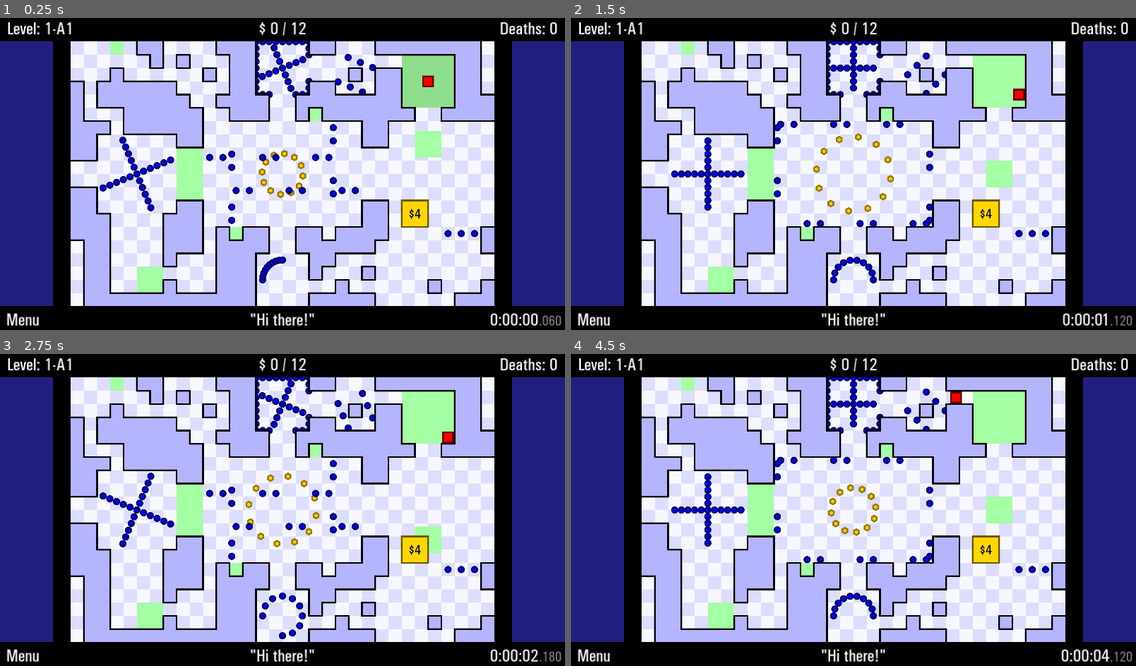
Above: before the commit, frames 1-4 (two rows, left to right).
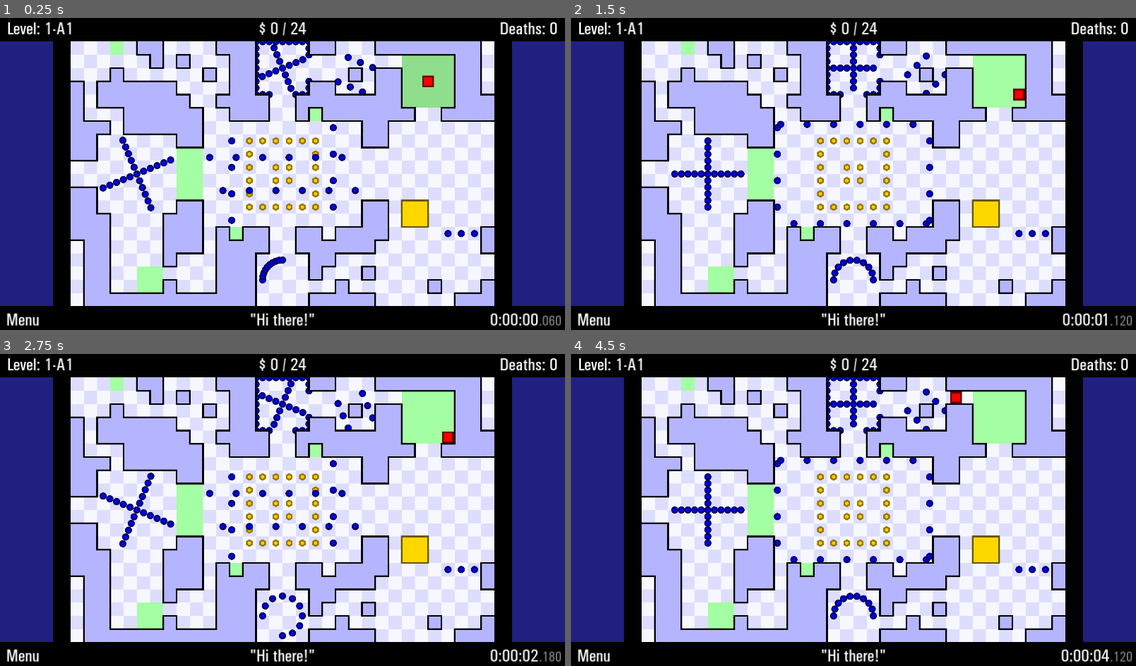
Above: after the commit, the same moments.

Repository: JustVictorGD/TWHG-Remake-Template
Game: Godot game, scene res://game/scenes/main.tscn
Two runs of this game, one before a commit and one after it. Both use one fixed random seed, a clock stepped at 60 frames per second and the inputs below.
Inputs:
- Up to frame 1 (0.25 s): no input
- Up to frame 2 (1.5 s): hold D (right) 0.53-1.28 s; hold S (down) from 1.28 s (still down)
- Up to frame 3 (2.75 s): release S (down) at 2.03 s; hold D (right) from 2.03 s (still down)
- Up to frame 4 (4.5 s): release D (right) at 2.78 s; hold W (up) 2.78-3.53 s; hold A (left) from 3.53 s (still down)

The runs differ from the first frame. In frame 1, 1.8% of the frame differs, in the area x 38-79%, y 1-65%; in frame 2, 1.8%; in frame 3, 1.6%; in frame 4, 1.9%, in the area x 35-79%, y 1-68%.

Commit message:
Changed object layers, new property for Gold Doors
- The new default object layers are: 0. Floor; 1. Checkpoint; 2. Coins; 3. Enemies; 4. Player; 5. Solids, Doors; 6. TileMap walls.
- Gold Doors now have a property "show_text" which toggles whether the text is visible or not.

Diff:
--- a/core/objects/blue_enemy.tscn
+++ b/core/objects/blue_enemy.tscn
@@ -8,5 +8,6 @@
 script = ExtResource("1_0mjwl")
 
 [node name="BlueEnemy" type="Sprite2D" parent="."]
+z_index = 3
 scale = Vector2(0.5, 0.5)
 texture = ExtResource("2_b8xd4")
--- a/core/objects/checkpoint.tscn
+++ b/core/objects/checkpoint.tscn
@@ -3,6 +3,7 @@
 [ext_resource type="Script" path="res://core/scripts/object_scripts/checkpoint.gd" id="1_f5or5"]
 
 [node name="Checkpoint" type="ColorRect" groups=["checkpoints"]]
+z_index = 1
 offset_right = 96.0
 offset_bottom = 96.0
 color = Color(0.643137, 0.996078, 0.639216, 1)
--- a/core/objects/coin.tscn
+++ b/core/objects/coin.tscn
@@ -4,6 +4,7 @@
 [ext_resource type="Texture2D" uid="uid://sfeanntnhuwr" path="res://core/assets/Coin.png" id="2_a33l2"]
 
 [node name="Coin" type="Node2D" groups=["coins"]]
+z_index = 2
 script = ExtResource("1_k1jfa")
 
 [node name="Coin" type="Sprite2D" parent="."]
--- a/core/objects/gold_door.tscn
+++ b/core/objects/gold_door.tscn
@@ -9,6 +9,7 @@
 font_color = Color(0, 0, 0, 1)
 
 [node name="GoldDoor" type="ColorRect"]
+z_index = 6
 offset_right = 40.0
 offset_bottom = 40.0
 script = ExtResource("1_gea2g")
--- a/core/objects/player.tscn
+++ b/core/objects/player.tscn
@@ -4,6 +4,7 @@
 [ext_resource type="Texture2D" uid="uid://ray81isa7cuw" path="res://core/assets/Blank pixel.png" id="2_qubyp"]
 
 [node name="Player" type="Node2D"]
+z_index = 4
 script = ExtResource("1_sxbrj")
 
 [node name="CanvasGroup" type="CanvasGroup" parent="."]
--- a/core/scripts/classes/solid.gd
+++ b/core/scripts/classes/solid.gd
@@ -16,7 +16,6 @@
 	# WARNING: Please use a parent node to animate wall objects, because the AnimationPlayer overrides these changes.
 	size -= Vector2(6, 6)
 	position += Vector2(3, 3)
-	z_index = 1
 
 	# Creates the outline
 	outline = ColorRect.new()
--- a/core/scripts/object_scripts/gold_door.gd
+++ b/core/scripts/object_scripts/gold_door.gd
@@ -1,13 +1,18 @@
 extends Door
 
 @export var money_requirement: int = 0
+@export var show_text: bool = true
+
 @onready var money_left_text: Label = $MoneyLeft
 
 var money_left: int
 
 func extra_update_timers() -> void:
 	money_left = money_requirement - AreaManager.money
-	money_left_text.text =  "$" + str(money_left)
+	if show_text:
+		money_left_text.text =  "$" + str(money_left)
+	else:
+		money_left_text.text = ""
 
 	if money_left <= 0:
 		money_left_text.modulate.a = 0
--- a/game/areas/level 1/1-b2.tscn
+++ b/game/areas/level 1/1-b2.tscn
@@ -1,9 +1,10 @@
-[gd_scene load_steps=26 format=4 uid="uid://d0gfxmbqg5pi8"]
+[gd_scene load_steps=27 format=4 uid="uid://d0gfxmbqg5pi8"]
 
 [ext_resource type="Script" path="res://core/scripts/misc_scripts/area_script.gd" id="1_hg4mj"]
 [ext_resource type="Texture2D" uid="uid://do5n0llfexv0p" path="res://core/assets/Floors/Blue Floor.png" id="2_uaan5"]
 [ext_resource type="PackedScene" uid="uid://bf8htjaobfs6b" path="res://core/objects/checkpoint.tscn" id="3_8visq"]
 [ext_resource type="Script" path="res://core/scripts/misc_scripts/animation_player.gd" id="4_ujssf"]
+[ext_resource type="PackedScene" uid="uid://b1dbw36tkmvwy" path="res://core/objects/coin.tscn" id="5_h7jdv"]
 [ext_resource type="PackedScene" uid="uid://d2tu2qgth8he6" path="res://core/objects/blue_enemy.tscn" id="6_i7507"]
 [ext_resource type="PackedScene" uid="uid://b3of87qe4oeld" path="res://core/objects/gold_door.tscn" id="7_cd51b"]
 [ext_resource type="PackedScene" uid="uid://b2nkmg44l3w64" path="res://core/objects/tile_map.tscn" id="7_mg4fx"]
@@ -12,18 +13,6 @@
 [sub_resource type="Animation" id="Animation_sswm3"]
 resource_name = "new_animation"
 loop_mode = 2
-tracks/0/type = "value"
-tracks/0/imported = false
-tracks/0/enabled = true
-tracks/0/path = NodePath("Checkpoint:position")
-tracks/0/interp = 1
-tracks/0/loop_wrap = true
-tracks/0/keys = {
-"times": PackedFloat32Array(0, 1),
-"transitions": PackedFloat32Array(-2, 1),
-"update": 0,
-"values": [Vector2(1248, 288), Vector2(1248, 576)]
-}
 
 [sub_resource type="AnimationLibrary" id="AnimationLibrary_3yxiu"]
 _data = {
@@ -243,12 +232,6 @@
 
 [node name="Moving1" type="Node2D" parent="Checkpoints"]
 
-[node name="Checkpoint" parent="Checkpoints/Moving1" instance=ExtResource("3_8visq")]
-offset_left = 1248.0
-offset_top = 288.0
-offset_right = 1344.0
-offset_bottom = 384.0
-
 [node name="AnimationPlayer" type="AnimationPlayer" parent="Checkpoints/Moving1"]
 libraries = {
 "": SubResource("AnimationLibrary_3yxiu")
@@ -293,6 +276,78 @@
 type = 3
 
 [node name="Coins" type="Node2D" parent="."]
+
+[node name="Coin" parent="Coins" instance=ExtResource("5_h7jdv")]
+position = Vector2(744, 456)
+
+[node name="Coin2" parent="Coins" instance=ExtResource("5_h7jdv")]
+position = Vector2(792, 456)
+
+[node name="Coin3" parent="Coins" instance=ExtResource("5_h7jdv")]
+position = Vector2(792, 504)
+
+[node name="Coin4" parent="Coins" instance=ExtResource("5_h7jdv")]
+position = Vector2(744, 504)
+
+[node name="Coin17" parent="Coins" instance=ExtResource("5_h7jdv")]
+position = Vector2(648, 360)
+
+[node name="Coin18" parent="Coins" instance=ExtResource("5_h7jdv")]
+position = Vector2(696, 360)
+
+[node name="Coin19" parent="Coins" instance=ExtResource("5_h7jdv")]
+position = Vector2(744, 360)
+
+[node name="Coin20" parent="Coins" instance=ExtResource("5_h7jdv")]
+position = Vector2(792, 360)
+
+[node name="Coin21" parent="Coins" instance=ExtResource("5_h7jdv")]
+position = Vector2(840, 360)
+
+[node name="Coin9" parent="Coins" instance=ExtResource("5_h7jdv")]
+position = Vector2(888, 552)
+
+[node name="Coin10" parent="Coins" instance=ExtResource("5_h7jdv")]
+position = Vector2(888, 504)
+
+[node name="Coin11" parent="Coins" instance=ExtResource("5_h7jdv")]
+position = Vector2(888, 456)
+
+[node name="Coin12" parent="Coins" instance=ExtResource("5_h7jdv")]
+position = Vector2(888, 408)
+
+[node name="Coin13" parent="Coins" instance=ExtResource("5_h7jdv")]
+position = Vector2(648, 552)
+
+[node name="Coin14" parent="Coins" instance=ExtResource("5_h7jdv")]
+position = Vector2(648, 504)
+
+[node name="Coin15" parent="Coins" instance=ExtResource("5_h7jdv")]
+position = Vector2(648, 456)
+
+[node name="Coin16" parent="Coins" instance=ExtResource("5_h7jdv")]
+position = Vector2(648, 408)
+
+[node name="Coin22" parent="Coins" instance=ExtResource("5_h7jdv")]
+position = Vector2(888, 360)
+
+[node name="Coin23" parent="Coins" instance=ExtResource("5_h7jdv")]
+position = Vector2(648, 600)
+
+[node name="Coin24" parent="Coins" instance=ExtResource("5_h7jdv")]
+position = Vector2(696, 600)
+
+[node name="Coin25" parent="Coins" instance=ExtResource("5_h7jdv")]
+position = Vector2(744, 600)
+
+[node name="Coin26" parent="Coins" instance=ExtResource("5_h7jdv")]
+position = Vector2(792, 600)
+
+[node name="Coin27" parent="Coins" instance=ExtResource("5_h7jdv")]
+position = Vector2(840, 600)
+
+[node name="Coin28" parent="Coins" instance=ExtResource("5_h7jdv")]
+position = Vector2(888, 600)
 
 [node name="Circles" type="Node2D" parent="."]
 
@@ -311,19 +366,6 @@
 autoplay = "new_animation"
 script = ExtResource("4_ujssf")
 
-[node name="Circle2" parent="Circles" instance=ExtResource("7_v8775")]
-position = Vector2(768, 480)
-radius = 1.5
-object_count = 12
-object_type = 1
-
-[node name="AnimationPlayer" type="AnimationPlayer" parent="Circles/Circle2"]
-libraries = {
-"": SubResource("AnimationLibrary_lc2xd")
-}
-autoplay = "new_animation_2"
-script = ExtResource("4_ujssf")
-
 [node name="Enemies" type="Node2D" parent="."]
 metadata/_edit_lock_ = true
 
@@ -431,19 +473,19 @@
 position = Vector2(504, 300)
 
 [node name="BlueEnemy2" parent="Enemies/Group1" instance=ExtResource("6_i7507")]
-position = Vector2(552, 300)
+position = Vector2(600, 300)
 
 [node name="BlueEnemy3" parent="Enemies/Group1" instance=ExtResource("6_i7507")]
 position = Vector2(696, 300)
 
 [node name="BlueEnemy4" parent="Enemies/Group1" instance=ExtResource("6_i7507")]
-position = Vector2(744, 300)
+position = Vector2(792, 300)
 
 [node name="BlueEnemy5" parent="Enemies/Group1" instance=ExtResource("6_i7507")]
 position = Vector2(888, 300)
 
 [node name="BlueEnemy6" parent="Enemies/Group1" instance=ExtResource("6_i7507")]
-position = Vector2(936, 300)
+position = Vector2(984, 300)
 
 [node name="Group2" type="Node2D" parent="Enemies"]
 metadata/_edit_lock_ = true
@@ -456,19 +498,19 @@
 script = ExtResource("4_ujssf")
 
 [node name="BlueEnemy" parent="Enemies/Group2" instance=ExtResource("6_i7507")]
-position = Vector2(600, 660)
+position = Vector2(552, 660)
 
 [node name="BlueEnemy2" parent="Enemies/Group2" instance=ExtResource("6_i7507")]
 position = Vector2(648, 660)
 
 [node name="BlueEnemy3" parent="Enemies/Group2" instance=ExtResource("6_i7507")]
-position = Vector2(792, 660)
+position = Vector2(744, 660)
 
 [node name="BlueEnemy4" parent="Enemies/Group2" instance=ExtResource("6_i7507")]
 position = Vector2(840, 660)
 
 [node name="BlueEnemy5" parent="Enemies/Group2" instance=ExtResource("6_i7507")]
-position = Vector2(984, 660)
+position = Vector2(936, 660)
 
 [node name="BlueEnemy6" parent="Enemies/Group2" instance=ExtResource("6_i7507")]
 position = Vector2(1032, 660)
@@ -484,13 +526,13 @@
 script = ExtResource("4_ujssf")
 
 [node name="BlueEnemy" parent="Enemies/Group3" instance=ExtResource("6_i7507")]
-position = Vector2(492, 408)
+position = Vector2(492, 360)
 
 [node name="BlueEnemy2" parent="Enemies/Group3" instance=ExtResource("6_i7507")]
 position = Vector2(492, 456)
 
 [node name="BlueEnemy3" parent="Enemies/Group3" instance=ExtResource("6_i7507")]
-position = Vector2(492, 600)
+position = Vector2(492, 552)
 
 [node name="BlueEnemy4" parent="Enemies/Group3" instance=ExtResource("6_i7507")]
 position = Vector2(492, 648)
@@ -509,13 +551,13 @@
 position = Vector2(1044, 312)
 
 [node name="BlueEnemy2" parent="Enemies/Group4" instance=ExtResource("6_i7507")]
-position = Vector2(1044, 360)
+position = Vector2(1044, 408)
 
 [node name="BlueEnemy3" parent="Enemies/Group4" instance=ExtResource("6_i7507")]
 position = Vector2(1044, 504)
 
 [node name="BlueEnemy4" parent="Enemies/Group4" instance=ExtResource("6_i7507")]
-position = Vector2(1044, 552)
+position = Vector2(1044, 600)
 
 [node name="Group5" type="Node2D" parent="Enemies"]
 position = Vector2(240, 480)
@@ -672,9 +714,11 @@
 offset_bottom = 672.0
 color = Color(1, 0.843137, 0, 1)
 money_requirement = 4
+show_text = false
 open_method = 1
 outline_color = Color(0.4, 0.34, 0, 1)
 
 [node name="TileMap" parent="." instance=ExtResource("7_mg4fx")]
+z_index = 6
 tile_map_data = PackedByteArray("AAABAAsAAAADAAEAAAAAAAsAAAACAAEAAAD//wsAAAABAAEAAAD//wwAAAABAAIAAAAAAAwAAAACAAIAAAABAA …(4000 unchanged characters)…
 metadata/_edit_lock_ = true
